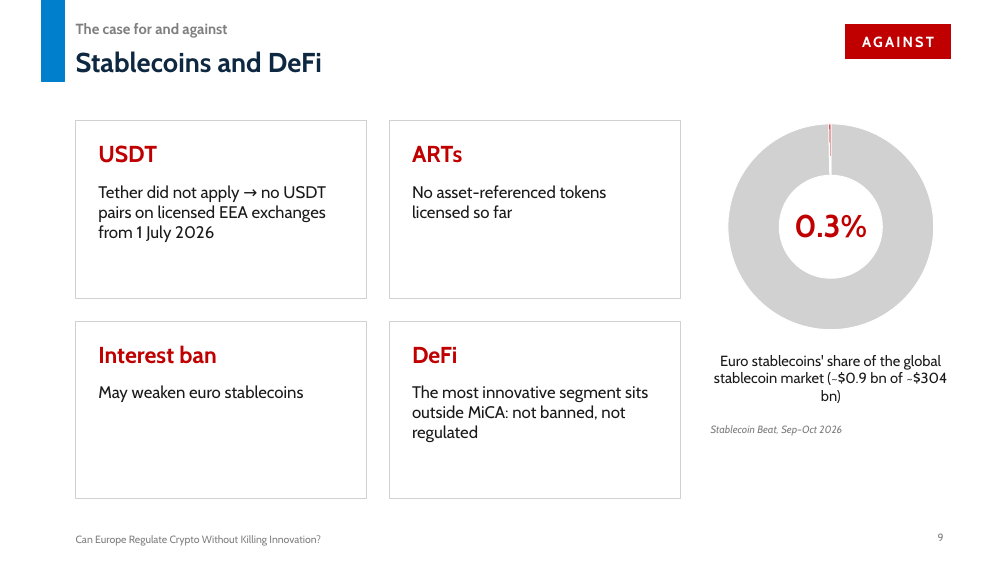
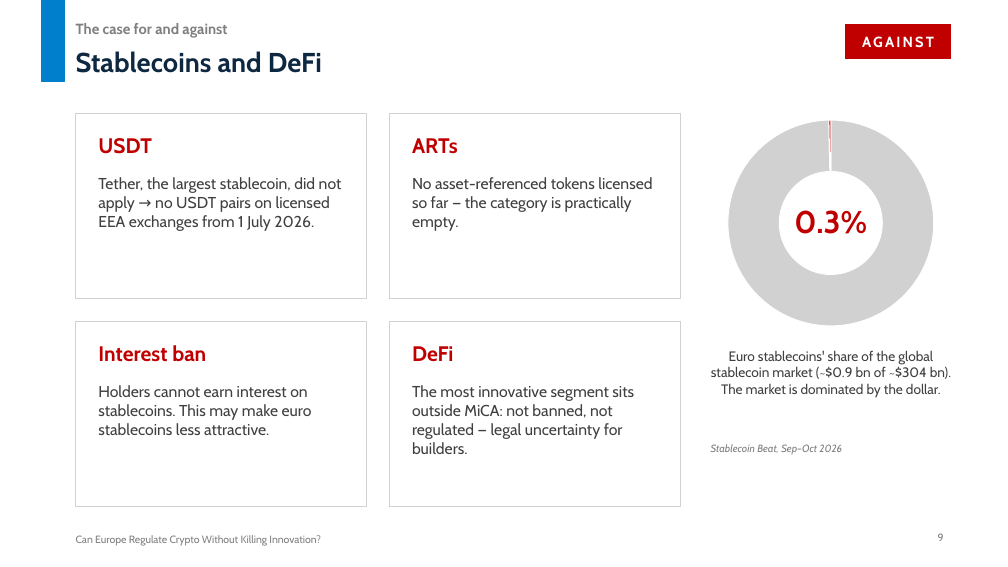
Before and after one commit to untitl333d/-frontend-slides, a slide deck: slide 9 of presentations/mica-seminar/MiCA_Crypto_Regulation_Seminar.pptx. Drawn at 1008x567 pixels with LibreOffice and Linux fonts; fonts in the diff are those of the drawing. Boxes give left, top, right and bottom in pixels: in the first picture for what was removed or moved away, otherwise in the second. Text is boxed around its words. In the diff, an @@ line names an element or a change of style, - is before the commit and + after.

```diff
--- a/presentations/mica-seminar/MiCA_Crypto_Regulation_Seminar.pptx
+++ b/presentations/mica-seminar/MiCA_Crypto_Regulation_Seminar.pptx
@@ rectangle: place and size @@
-rectangle at [76, 121, 367, 299]
+rectangle at [76, 113, 367, 299]
@@ rectangle: place and size @@
-rectangle at [389, 121, 681, 299]
+rectangle at [389, 113, 681, 299]
@@ text "USDT": place and size @@
-text "USDT" at [98, 145, 157, 163]
+text "USDT" at [98, 138, 152, 154]
@@ size 22 to 20 pt in 4 elements at [98, 345, 206, 362], [412, 346, 453, 362], [98, 138, 152, 154], [412, 138, 458, 154] @@
@@ text "ARTs": place and size @@
-text "ARTs" at [412, 146, 462, 163]
+text "ARTs" at [412, 138, 458, 154]
@@ text at [98, 177, 342, 231]: text changed; size 16 to 15 pt; text colour #1A1A1A to #404040 @@
-Tether did not apply → no USDT pairs on licensed EEA exchanges from 1 July 2026
+Tether, the largest stablecoin, did not apply → no USDT pairs on licensed EEA exchanges from 1 July 2026.
@@ text at [412, 177, 652, 231]: text changed; size 16 to 15 pt; text colour #1A1A1A to #404040 @@
-No asset-referenced tokens licensed so far
+No asset-referenced tokens licensed so far — the category is practically empty.
@@ text "0.3%": place and size @@
-text "0.3%" at [794, 214, 867, 238]
+text "0.3%" at [794, 210, 867, 234]
@@ rectangle: place and size @@
-rectangle at [76, 321, 367, 499]
+rectangle at [76, 321, 367, 507]
@@ rectangle: place and size @@
-rectangle at [389, 321, 681, 499]
+rectangle at [389, 321, 681, 507]
@@ text at [711, 350, 951, 398]: text changed; size 14 to 13 pt; text colour #1A1A1A to #404040 @@
-Euro stablecoins' share of the global stablecoin market (~$0.9 bn of ~$304 bn)
+Euro stablecoins' share of the global stablecoin market (~$0.9 bn of ~$304 bn). The market is dominated by the dollar.
@@ text at [98, 385, 312, 435]: text changed; size 16 to 15 pt; text colour #1A1A1A to #404040 @@
-May weaken euro stablecoins
+Holders cannot earn interest on stablecoins. This may make euro stablecoins less attractive.
@@ text at [412, 385, 634, 454]: text changed; size 16 to 15 pt; text colour #1A1A1A to #404040 @@
-The most innovative segment sits outside MiCA: not banned, not regulated
+The most innovative segment sits outside MiCA: not banned, not regulated — legal uncertainty for builders.
@@ text "Stablecoin Beat, Sep–Oct 2026": place and size @@
-text "Stablecoin Beat, Sep–Oct 2026" at [711, 425, 842, 435]
+text "Stablecoin Beat, Sep–Oct 2026" at [711, 444, 842, 454]
```
Also in this commit, not shown: 13 other slides changed, 1 other file.
